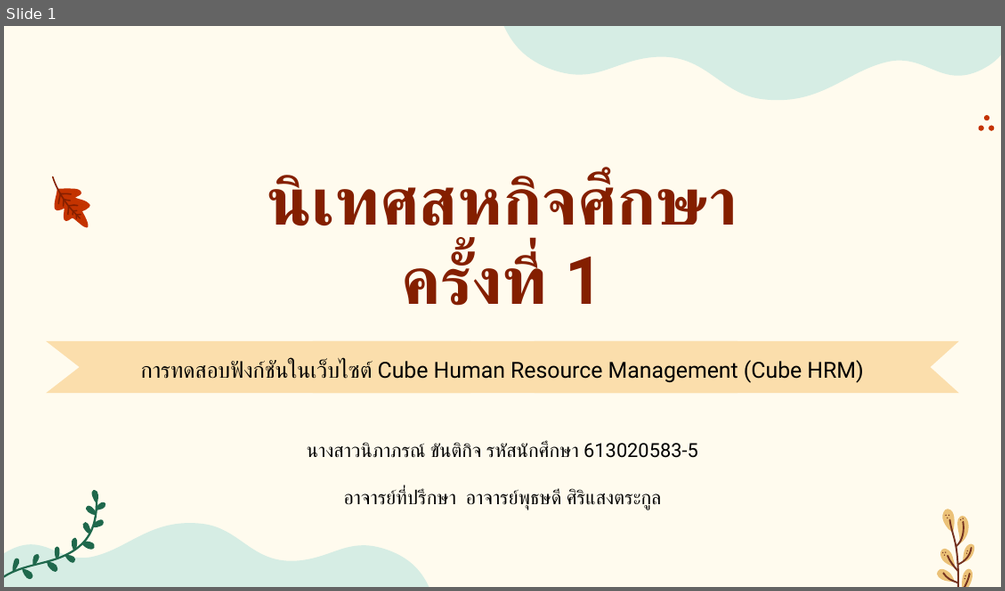
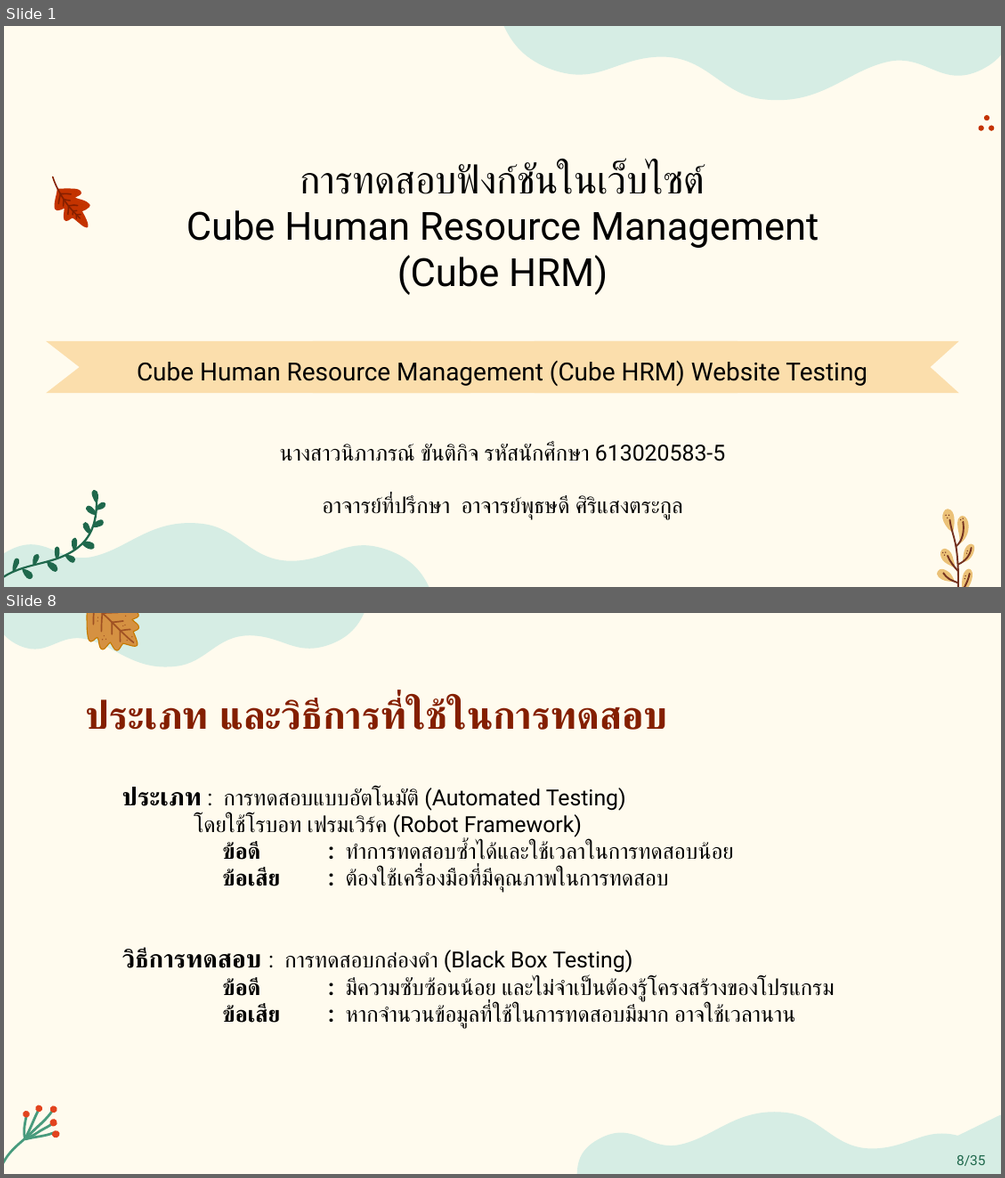
Before and after one commit to kh-nipaphorn/CubeSoftTech_WorkingSpace, a slide deck: Final Present/presentation_Nipaphorn_613020583-5 .pptx. Shown one above the other, each under a label of ours: slide 1 before the commit, slides 1 and 8 after it; the slides between them are not shown. The pictures are 1005x591 and 1005x1178 pixels, drawn with LibreOffice and Linux fonts; fonts in the diff are those of the drawing. Boxes give left, top, right and bottom in pixels: in the first picture for what was removed or moved away, otherwise in the second. Text is boxed around its words. In the diff, an @@ line names an element or a change of style, - is before the commit and + after.

```diff
--- a/Final Present/presentation_Nipaphorn_613020583-5 .pptx
+++ b/Final Present/presentation_Nipaphorn_613020583-5 .pptx
@@ slide 8 added at <box>4,613,1001,1174</box>, background #FFFBEE @@
@@ freeform shape added at <box>4,613,364,666</box>, fill #D6EDE4 @@
@@ group added at <box>86,613,140,651</box>: 16 freeform shapes @@
@@ text added at <box>86,699,668,730</box>, 28 pt, text #841F00, bold @@
+ประเภท และวิธีการที่ใช้ในการทดสอบ
@@ text added at <box>122,787,834,1028</box>, 16 pt, text #000000 @@
+ประเภท : การทดสอบแบบอัตโนมัติ (Automated Testing)
+โดยใช้โรบอท เฟรมเวิร์ค (Robot Framework)
+ข้อดี : ทำการทดสอบซ้ำได้และใช้เวลาในการทดสอบน้อย
+ข้อเสีย : ต้องใช้เครื่องมือที่มีคุณภาพในการทดสอบ
+วิธีการทดสอบ : การทดสอบกล่องดำ (Black Box Testing)
+ข้อดี : มีความซับซ้อนน้อย และไม่จำเป็นต้องรู้โครงสร้างของโปรแกรม
+ข้อเสีย : หากจำนวนข้อมูลที่ใช้ในการทดสอบมีมาก อาจใช้เวลานาน
@@ group added at <box>4,1097,61,1174</box>: 9 freeform shapes @@
@@ freeform shape added at <box>577,1111,1001,1174</box>, fill #D6EDE4 @@
@@ triangle added at <box>882,1117,1001,1174</box>, fill #D6EDE4, outline #D6EDE4 2 pt, 10 pt, text #1F684C @@
+8/35
@@ slide 1 changed as well @@
@@ title "การทดสอบฟังก์ชันในเว็บไซต์ Cube Human Resource Management ..." at <box>186,163,818,295</box>: vertical alignment bottom to middle @@
@@ title at <box>186,163,818,295</box>: text changed; size 48 to 28 pt; text colour #841F00 to #000000; bold off @@
-นิเทศสหกิจศึกษา
-ครั้งที่ 1
+การทดสอบฟังก์ชันในเว็บไซต์
+Cube Human Resource Management (Cube HRM)
@@ subtitle at <box>137,360,867,386</box>: text changed; size 16 to 18 pt @@
-การทดสอบฟังก์ชันในเว็บไซต์ Cube Human Resource Management (Cube HRM)
+Cube Human Resource Management (Cube HRM) Website Testing
@@ text "นางสาวนิภาภรณ์ ขันติกิจ รหัสนักศึกษา 613020583-5": place and size @@
-text "นางสาวนิภาภรณ์ ขันติกิจ รหัสนักศึกษา 613020583-5" at <box>307,442,698,510</box>
+text "นางสาวนิภาภรณ์ ขันติกิจ รหัสนักศึกษา 613020583-5" at <box>280,443,725,519</box>
@@ text "นางสาวนิภาภรณ์ ขันติกิจ รหัสนักศึกษา 613020583-5" at <box>280,443,725,519</box>: size 14 to 16 pt @@
```
Also in this commit, not shown: 5 other slides changed, 30 other slides added, 7 slides removed, 19 other files.
